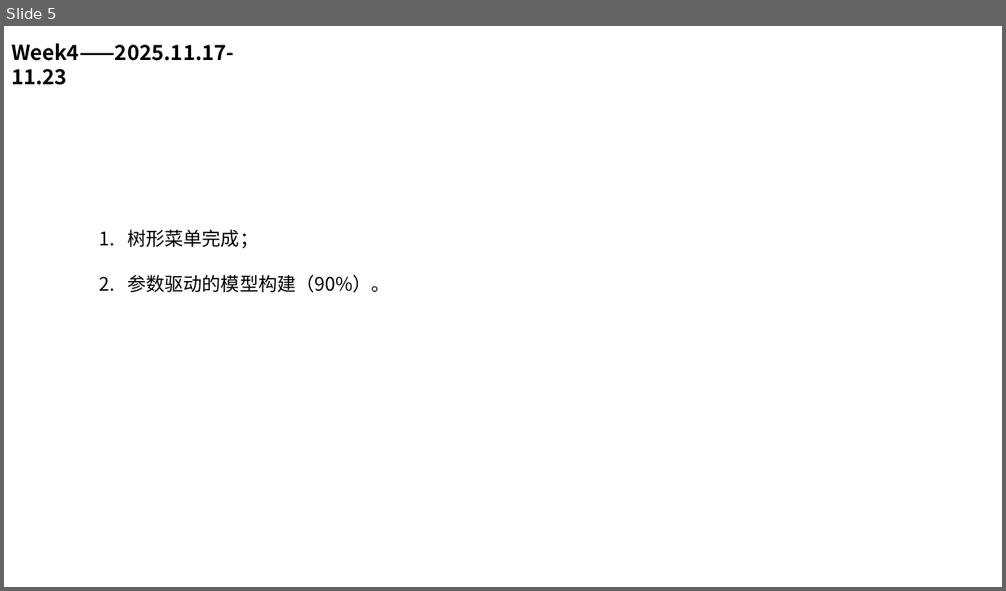
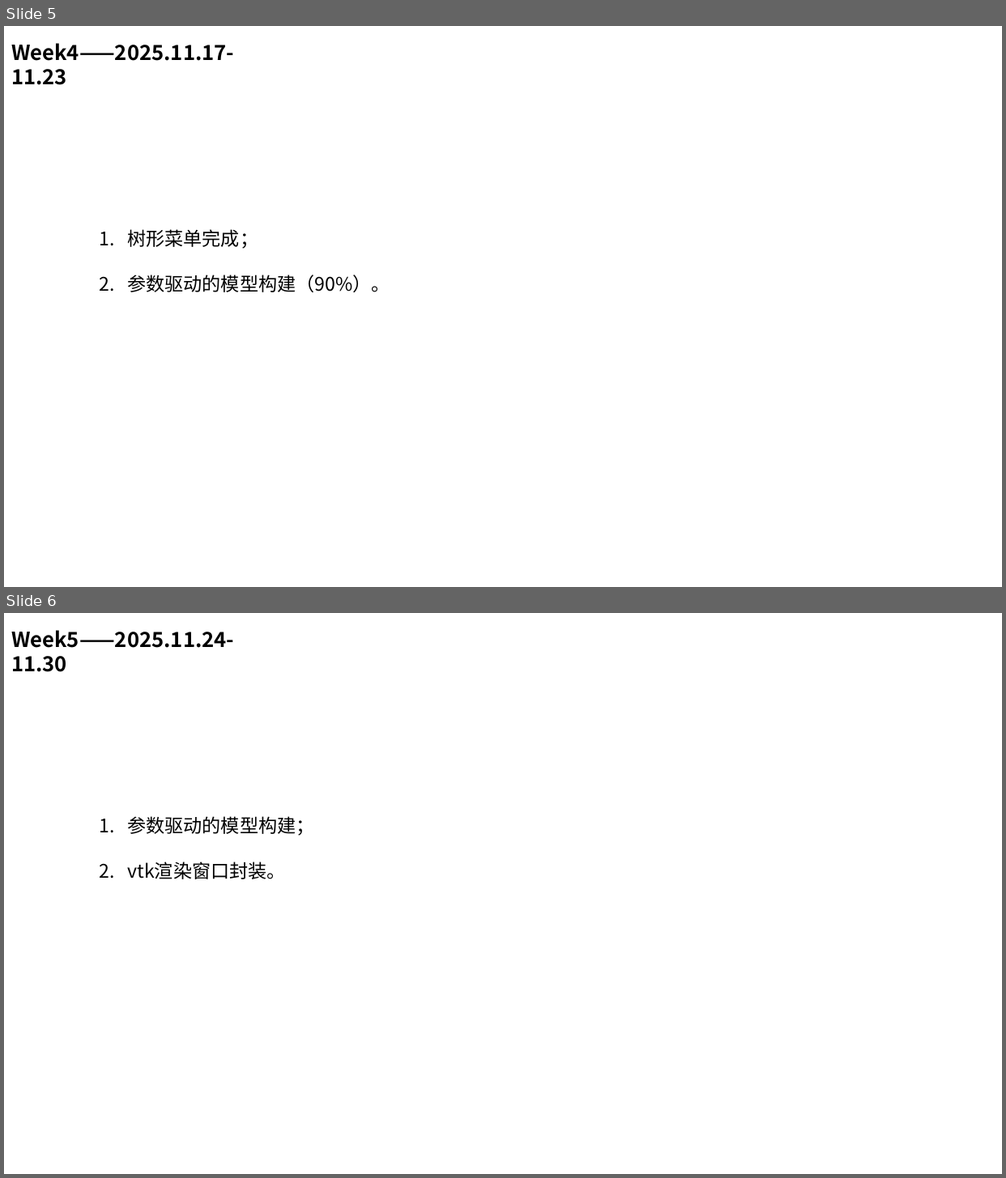
Before and after one commit to Kinvy66/freecaeworkbench, a slide deck: doc/开发进度.pptx. Shown one above the other, each under a label of ours: slide 5 before the commit, slides 5 and 6 after it. The pictures are 1006x591 and 1006x1178 pixels, drawn with LibreOffice and Linux fonts; fonts in the diff are those of the drawing. Boxes give left, top, right and bottom in pixels: in the first picture for what was removed or moved away, otherwise in the second. Text is boxed around its words. In the diff, an @@ line names an element or a change of style, - is before the commit and + after.

```diff
--- a/doc/开发进度.pptx
+++ b/doc/开发进度.pptx
@@ slide 6 added at <box>4,613,1002,1174</box>, background #FFFFFF @@
@@ text added at <box>11,630,234,672</box>, 20 pt, text #000000, bold @@
+Week5——2025.11.24-11.30
@@ text added at <box>127,816,314,879</box>, 18 pt, text #000000 @@
+1. 参数驱动的模型构建；
+2. vtk渲染窗口封装。
```
Also in this commit, not shown: 33 other files.
